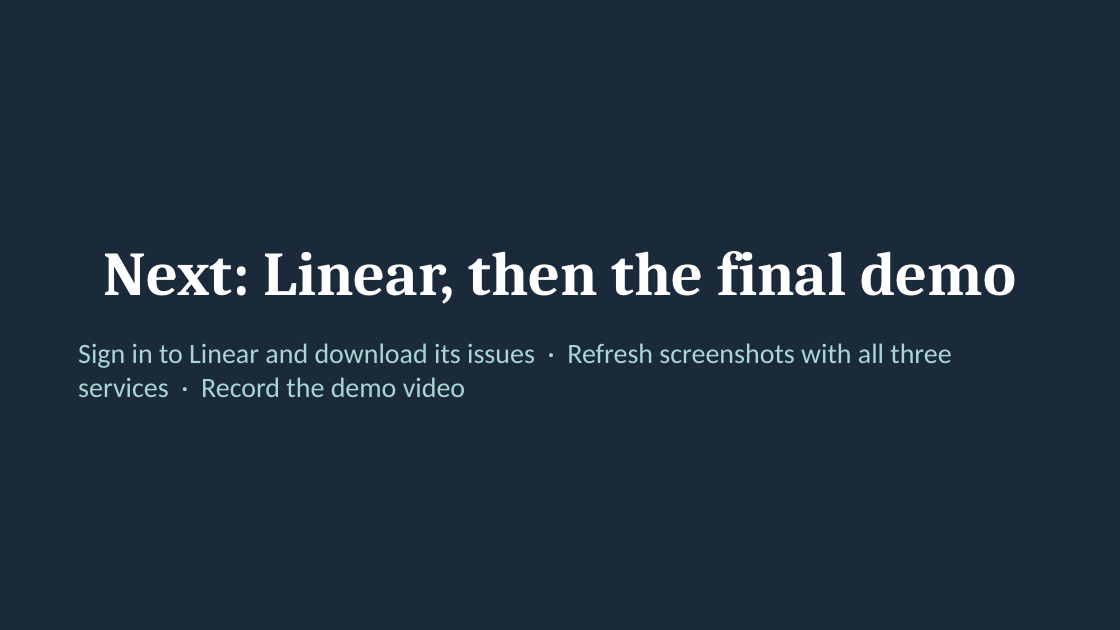
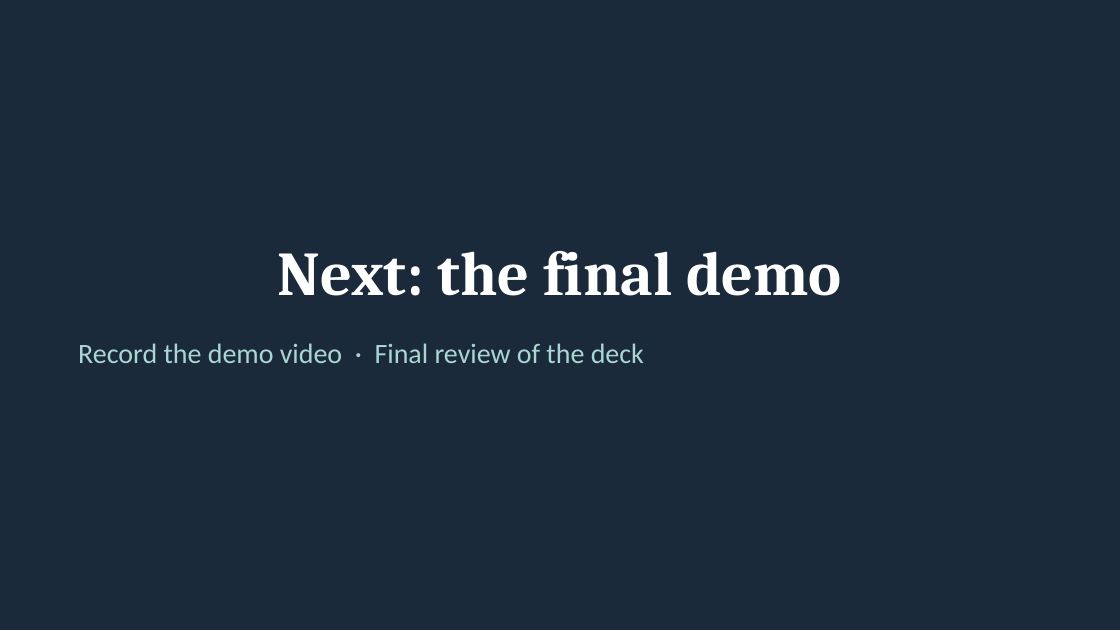
Before and after one commit to nyohayon-jpg/hw-services-dashboard, a slide deck: slide 8 of presentation/services-dashboard.pptx. Drawn at 1120x630 pixels with LibreOffice and Linux fonts; fonts in the diff are those of the drawing. Boxes give left, top, right and bottom in pixels: in the first picture for what was removed or moved away, otherwise in the second. Text is boxed around its words. In the diff, an @@ line names an element or a change of style, - is before the commit and + after.

```diff
--- a/presentation/services-dashboard.pptx
+++ b/presentation/services-dashboard.pptx
@@ title at [278,251,842,296]: text changed @@
-Next: Linear, then the final demo
+Next: the final demo
@@ text at [78,343,644,363]: text changed @@
-Sign in to Linear and download its issues · Refresh screenshots with all three services · Record the demo video
+Record the demo video · Final review of the deck
```
Also in this commit, not shown: 2 other slides changed, 12 other files.
